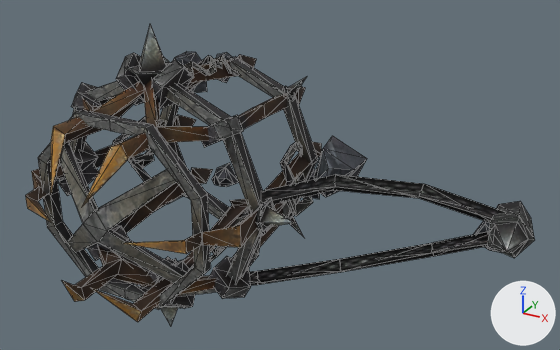
The OBJ model sceneobjs/xila_yewai_100/xila_yewai_100_qiulong_02.obj, before and after one commit.
Rendered twice from a 50 mm camera at (297.0, -499.0, 217.0) aimed at (73.0, -91.0, 12.0). The lights are fixed; the arrows at lower right show +X, +Y and +Z. Mesh edges are drawn as thin lines. Where no turn or scale is listed for an object, it has been applied to the vertices. Vertices at the same position are counted once.

Objects in the first picture: 'xila_yewai_100_qiulong_02'.
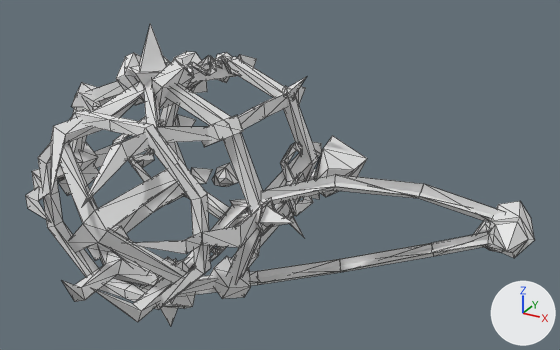
What changed in the scene script:
```text
Add mat_material_1_1:
    mat_material_1_1 = principled_material('material_1')
    mat_material_1_1.base_color = (0.8, 0.8, 0.8)  # white #e7e7e7
    mat_material_1_1.roughness = 1.0
Add mat_material_2_1:
    mat_material_2_1 = principled_material('material_2')
    mat_material_2_1.base_color = (0.8, 0.8, 0.8)  # white #e7e7e7
    mat_material_2_1.roughness = 1.0
Change me_xila_yewai_100_qiulong_02:
    where me_xila_yewai_100_qiulong_02.from_pydata(...)  # 920 vertices, 1475 faces; spans x -100.0..227.0, y -211.0..7.0, z -111.0..111.0
    used by ob_xila_yewai_100_qiulong_02; location = (0.0, 0.0, 0.0)
    me_xila_yewai_100_qiulong_02 part 1: all 116 faces that had it switch from mat_material_2 (picture img_xila_yewai_100_shizhu_01_01_png) to mat_material_2_1 (white #e7e7e7)
    me_xila_yewai_100_qiulong_02 part 2: all 1359 faces that had it switch from mat_material_1 (picture img_xila_yewai_100_qiulong_02_png) to mat_material_1_1 (white #e7e7e7)
```

Pixel boxes (x1, y1, x2, y2) of what changed, in the pictures (560 x 350 px):
part 1 of me_xila_yewai_100_qiulong_02, recoloured (grey to white)
    both: (173, 51, 499, 252)
part 2 of me_xila_yewai_100_qiulong_02, recoloured
    both: (25, 24, 534, 326)
